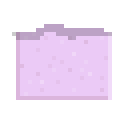
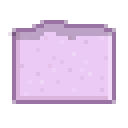
Before/after of a 128×128 layered artwork. What changed in the layer stack:
pixels changed over [8, 20, 116, 104] (layer not identified)
